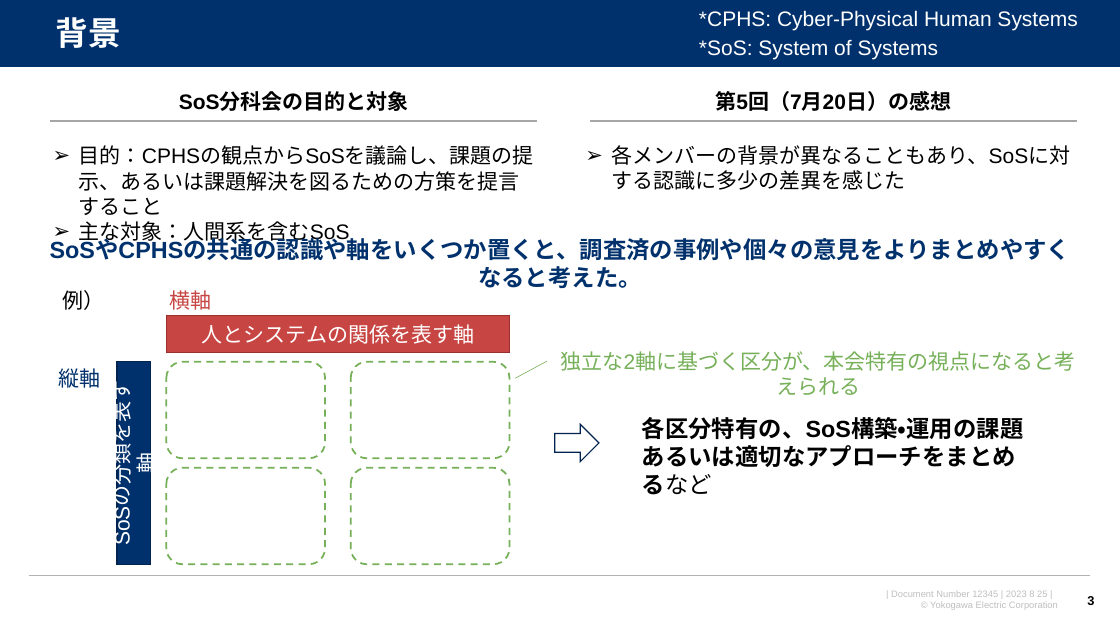
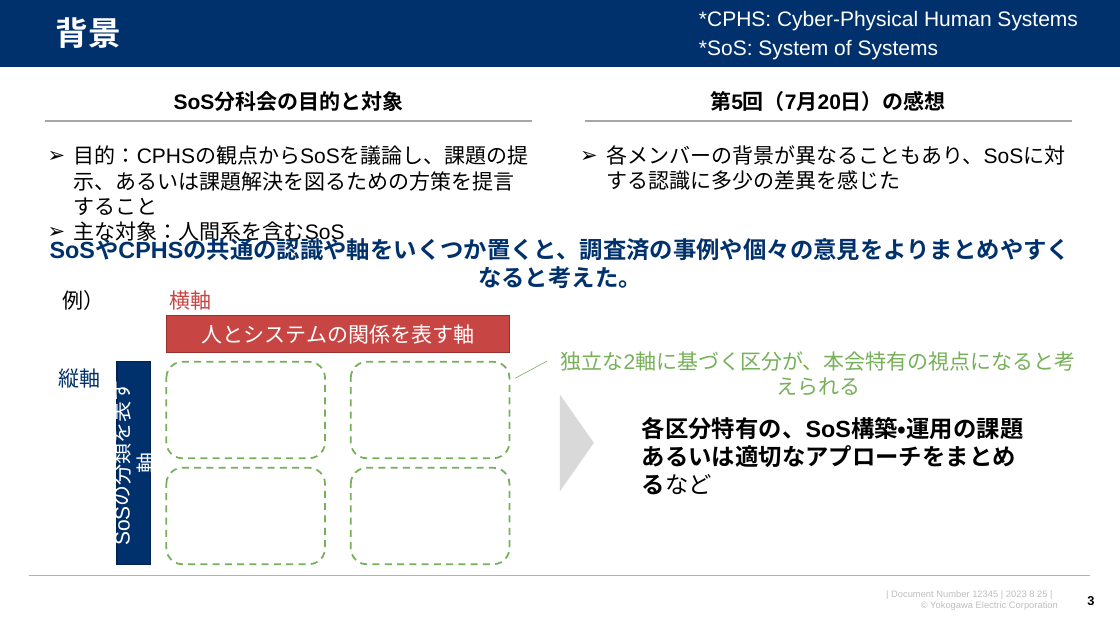
Before and after one commit to watarukumagai-git/opt, a slide deck: slide 3 of SoS/230825_SoS分科会第6回進め方のご相談_rev.0.pptx. Drawn at 1120x630 pixels with LibreOffice and Linux fonts; fonts in the diff are those of the drawing; background and template pictures are left out. Boxes give left, top, right and bottom in pixels: in the first picture for what was removed or moved away, otherwise in the second. Text is boxed around its words. In the diff, an @@ line names an element or a change of style, - is before the commit and + after.

```diff
--- a/SoS/230825_SoS分科会第6回進め方のご相談_rev.0.pptx
+++ b/SoS/230825_SoS分科会第6回進め方のご相談_rev.0.pptx
@@ 4 texts, 2 lines: place and size @@
-4 texts, 2 lines at [50,91,1077,244]
+4 texts, 2 lines at [45,91,1072,244]
@@ triangle added at [560,394,594,491], fill #D9D9D9 @@
@@ right arrow removed at [555,424,599,462] @@
```
Also in this commit, not shown: 7 other slides changed, 2 slides removed.
